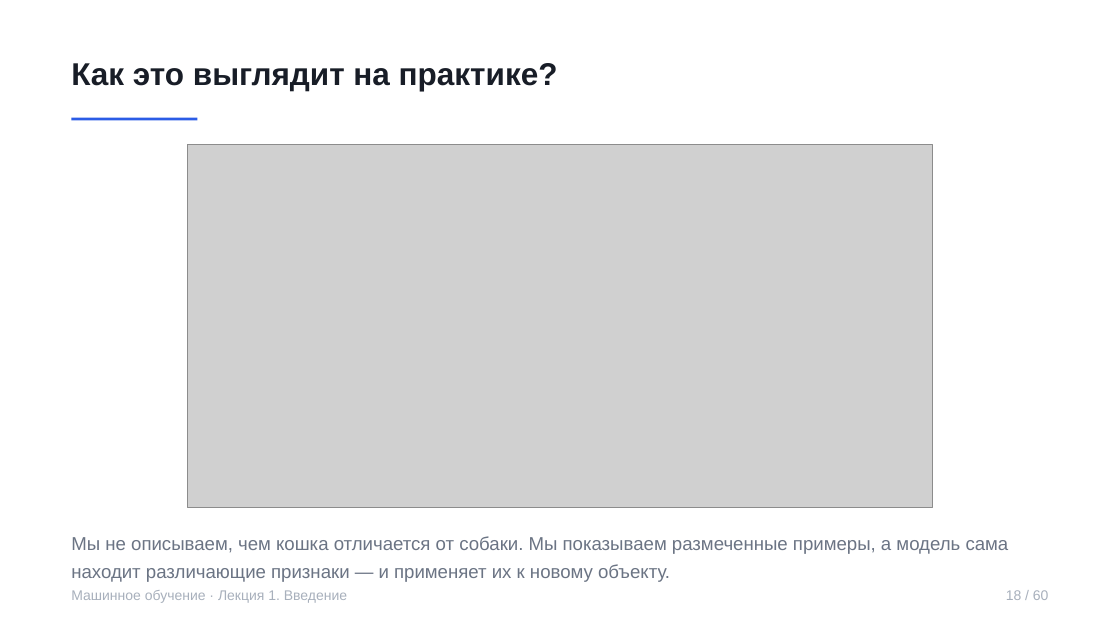
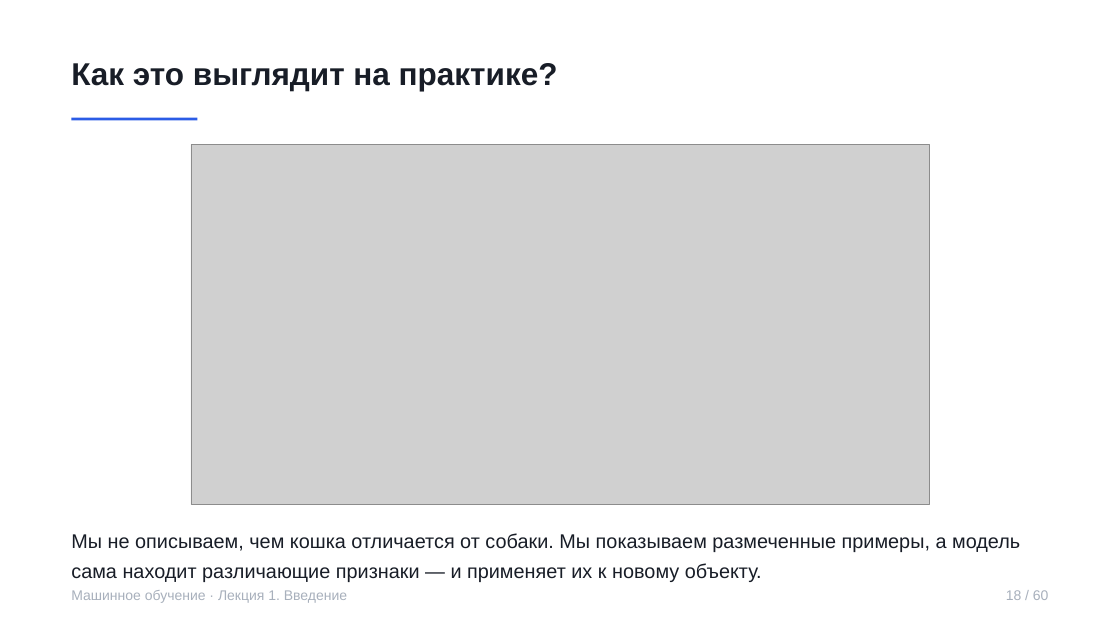
Before and after one commit to rustam-azimov/ml-course-spbu, a slide deck: slide 18 of lectures/lecture01.pptx. Drawn at 1120x630 pixels with LibreOffice and Linux fonts; fonts in the diff are those of the drawing; grey boxes stand for pictures. Boxes give left, top, right and bottom in pixels: in the first picture for what was removed or moved away, otherwise in the second. Text is boxed around its words. In the diff, an @@ line names an element or a change of style, - is before the commit and + after.

```diff
--- a/lectures/lecture01.pptx
+++ b/lectures/lecture01.pptx
@@ picture: place and size @@
-picture at box(187, 145, 932, 508)
+picture at box(191, 145, 929, 505)
@@ text "Мы не описываем, чем кошка ..." at box(71, 533, 1020, 582): size 16 to 17 pt, text colour #6B7484 to #181D27 @@
```
Also in this commit, not shown: 55 other slides changed, 5 other files.
